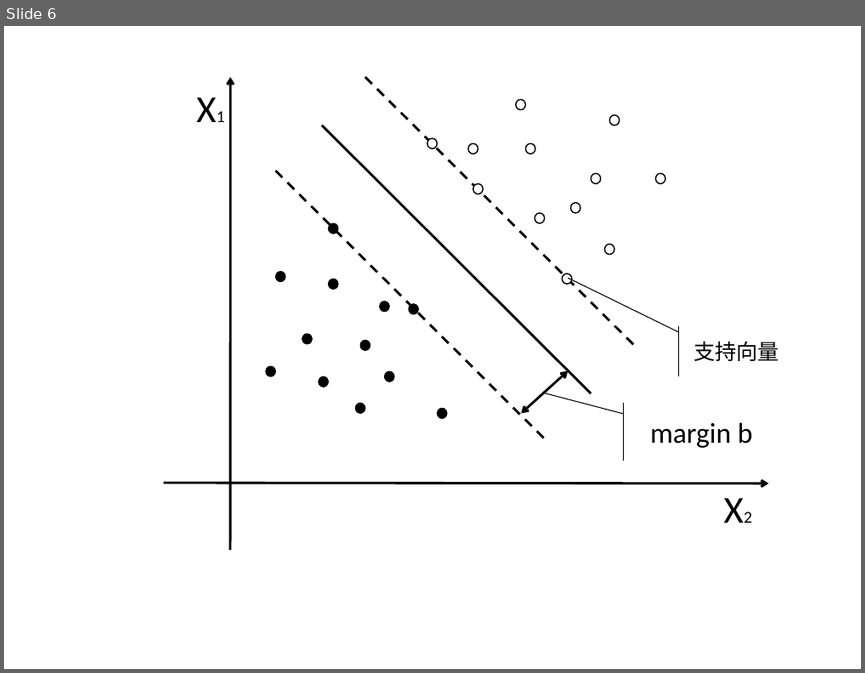
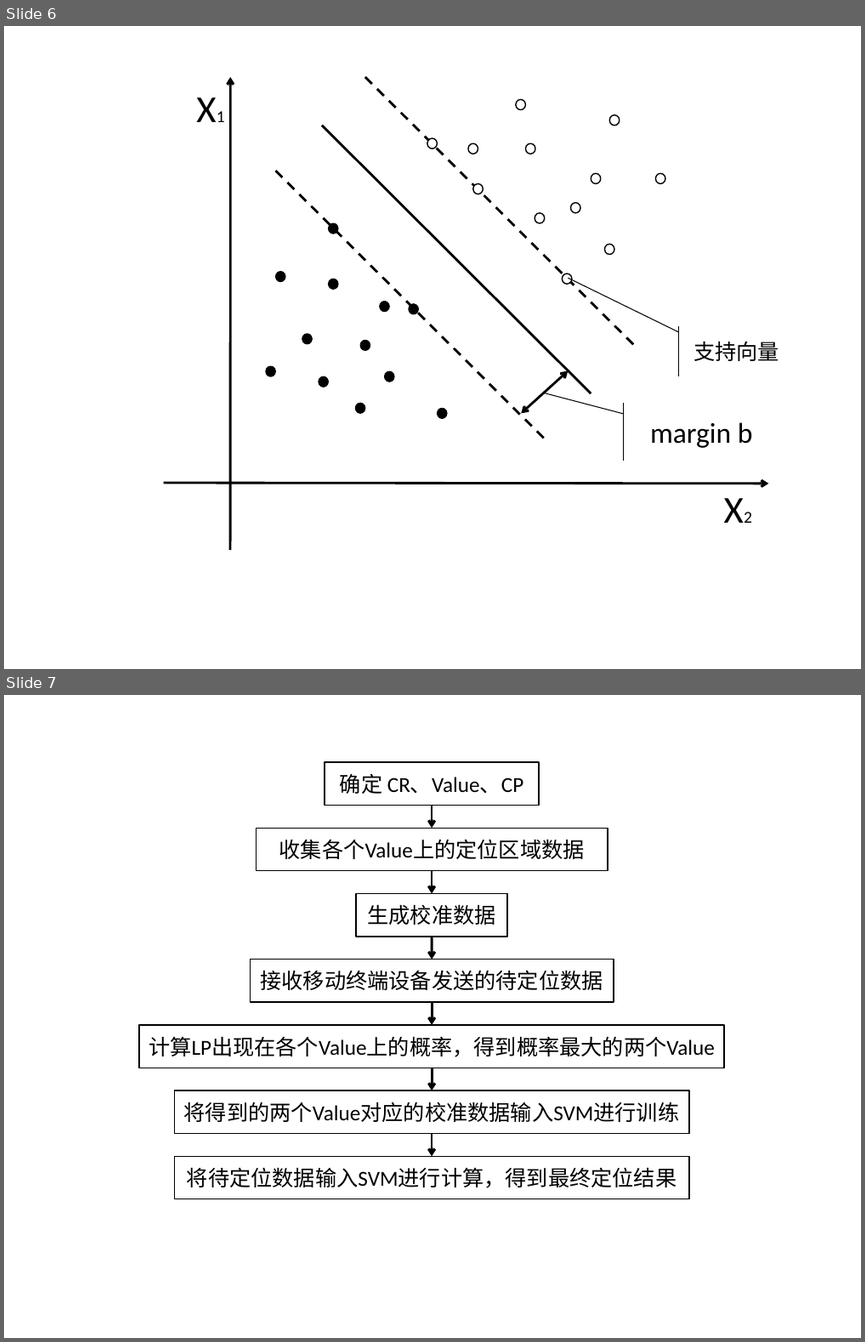
Before and after one commit to zhutao/MyDoc, a slide deck: WifiCalibration/ppt.pptx. Shown one above the other, each under a label of ours: slide 6 before the commit, slides 6 and 7 after it. The pictures are 865x673 and 865x1342 pixels, drawn with LibreOffice and Linux fonts; fonts in the diff are those of the drawing. Boxes give left, top, right and bottom in pixels: in the first picture for what was removed or moved away, otherwise in the second. Text is boxed around its words. In the diff, an @@ line names an element or a change of style, - is before the commit and + after.

```diff
--- a/WifiCalibration/ppt.pptx
+++ b/WifiCalibration/ppt.pptx
@@ slide 7 added at (4,695,861,1338), background #FFFFFF @@
@@ rectangle added at (324,762,539,805), fill #FFFFFF, outline #000000 1 pt, 18 pt, text #000000 @@
+确定 CR、Value、CP
@@ arrow added from (432, 805) to (432, 828), #000000 2 pt @@
@@ rectangle added at (256,828,608,871), fill #FFFFFF, outline #000000 1 pt, 18 pt, text #000000 @@
+收集各个Value上的定位区域数据
@@ arrow added from (432, 871) to (432, 894), #000000 2 pt @@
@@ rectangle added at (356,894,508,936), fill #FFFFFF, outline #000000 1 pt, 18 pt, text #000000 @@
+生成校准数据
@@ arrow added from (432, 936) to (432, 959), #000000 2 pt @@
@@ rectangle added at (250,959,613,1002), fill #FFFFFF, outline #000000 1 pt, 18 pt, text #000000 @@
+接收移动终端设备发送的待定位数据
@@ rectangle added at (139,1025,725,1067), fill #FFFFFF, outline #000000 1 pt, 18 pt, text #000000 @@
+计算LP出现在各个Value上的概率，得到概率最大的两个Value
@@ arrow added from (432, 1002) to (432, 1025), #000000 2 pt @@
@@ arrow added from (432, 1067) to (432, 1090), #000000 2 pt @@
@@ rectangle added at (175,1090,689,1133), fill #FFFFFF, outline #000000 1 pt, 18 pt, text #000000 @@
+将得到的两个Value对应的校准数据输入SVM进行训练
@@ arrow added from (432, 1133) to (432, 1156), #000000 2 pt @@
@@ rectangle added at (175,1156,689,1199), fill #FFFFFF, outline #000000 1 pt, 18 pt, text #000000 @@
+将待定位数据输入SVM进行计算，得到最终定位结果
```
Also in this commit, not shown: 2 other files.
